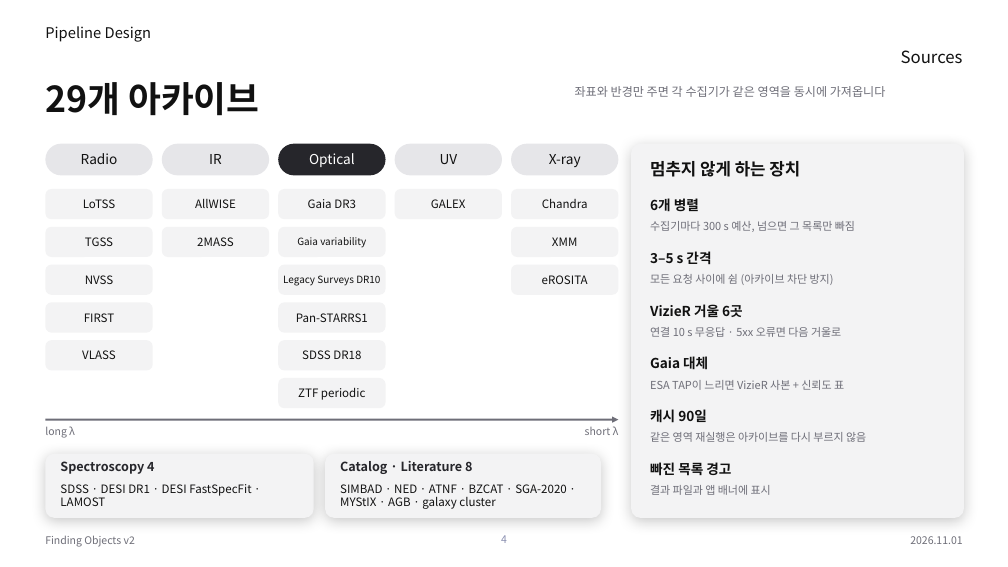
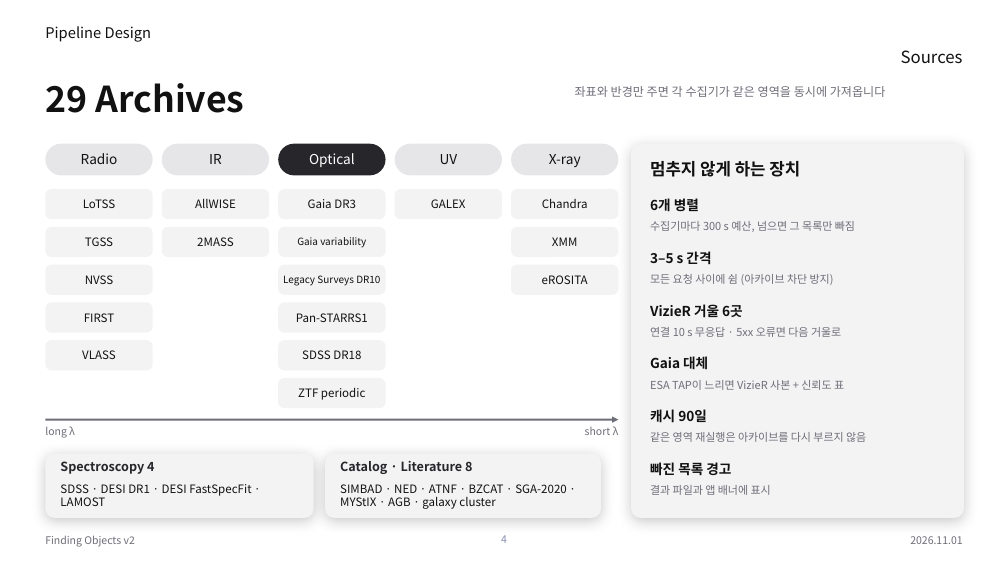
Before and after one commit to Pinchpeach/Finding_objects, a slide deck: slide 4 of v2/document/PIPELINE_STACK_v2.44.0.pptx. Drawn at 1008x567 pixels with LibreOffice and Linux fonts; fonts in the diff are those of the drawing. Boxes give left, top, right and bottom in pixels: in the first picture for what was removed or moved away, otherwise in the second. Text is boxed around its words. In the diff, an @@ line names an element or a change of style, - is before the commit and + after.

```diff
--- a/v2/document/PIPELINE_STACK_v2.44.0.pptx
+++ b/v2/document/PIPELINE_STACK_v2.44.0.pptx
@@ title at box(45, 83, 244, 113): text changed @@
-29개 아카이브
+29 Archives
```
Also in this commit, not shown: 11 other slides changed, 1 other file.
